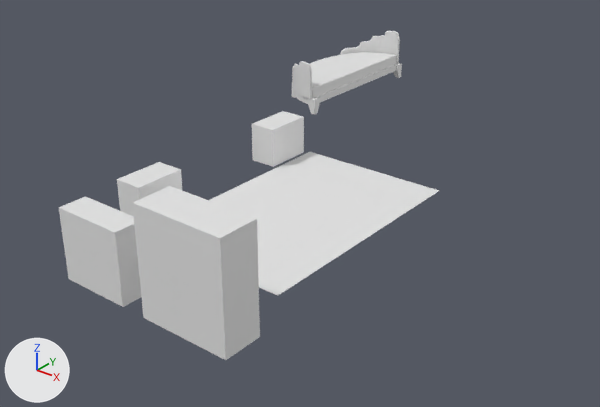
The Blender file Assets/models/floor_2/bedroom_sw/bedroom_sw_furniture.blend, before and after one commit.
Camera for both pictures: a 50 mm camera at (7.2, -8.7, 25.2) aimed at (-8.1, 10.3, 13.3). Arrows for +X, +Y and +Z are at lower left; the lights stay in place.

In view in the first picture: 'Circle', 'Plane', 'daybed', 'end_table01', 'end_table01.001', 'rug', 'wardrobe', 'wardrobe.001'.
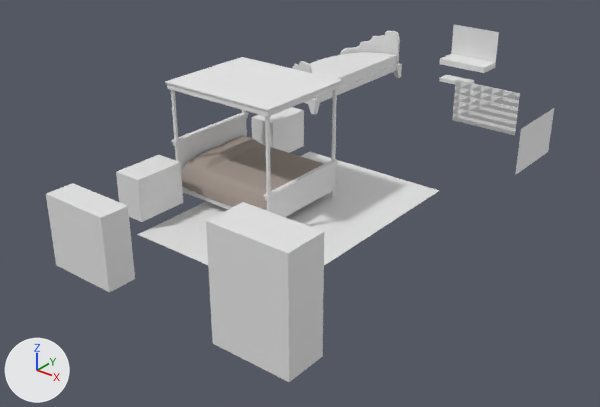
Commit message: more bedroom_sw_furniture mesh work

What differs and where, as boxes (x1, y1, x2, y2) in the pictures (600 x 407 px):
'end_table01.001', moved, rescaled (125% wider, 218% taller): before (252, 111, 304, 167); after (206, 202, 324, 382)
'wardrobe', no longer drawn: before (132, 186, 260, 360)
'wardrobe.001', moved: before (59, 196, 141, 307); after (46, 183, 135, 292)
'canopy', shown: after (165, 57, 342, 117)
'blanket', shown: after (181, 136, 324, 210)
'end_table01', moved: before (117, 162, 182, 217); after (116, 155, 183, 222)
'painting1.001', added: after (452, 80, 520, 135)
'daybed', no longer drawn: before (310, 52, 397, 98)
'footboard', shown: after (264, 160, 338, 217)
'daybed_base', now drawn: after (310, 52, 397, 87)
'headboard', shown: after (171, 112, 249, 175)
'end_table02', added: after (252, 107, 304, 153)
'Plane', moved: before (292, 31, 400, 99); after (293, 31, 400, 73)
'painting02', added: after (515, 108, 554, 175)
'mirror', added: after (451, 25, 499, 65)
'posts', shown: after (171, 90, 337, 212)
'vanity_base', added: after (439, 54, 496, 73)
'Circle', moved: before (293, 65, 396, 106); after (304, 65, 396, 106)
'base', shown: after (182, 187, 267, 210)
'stool_base', added: after (440, 75, 475, 84)
'Cube.001', moved (not visible afterwards): before (292, 86, 296, 98)

Patch to the scene script:
```diff
--- a/Assets/models/floor_2/bedroom_sw/bedroom_sw_furniture.blend.py
+++ b/Assets/models/floor_2/bedroom_sw/bedroom_sw_furniture.blend.py
@@ ob_headboard @@
 ob_headboard.scale = (1.5, 0.05, 0.45)
-ob_headboard.hide_set(True)  # its collection is switched off
@@ ob_canopy @@
 ob_canopy.scale = (1.57, 1.87, 0.1)
-ob_canopy.hide_set(True)  # its collection is switched off
@@ ob_posts @@
 _m = ob_posts.modifiers.new('Mirror', 'MIRROR')
 _m.use_axis = (True, True, False)
-ob_posts.hide_set(True)  # its collection is switched off
@@ ob_mattress @@
 _m = ob_mattress.modifiers.new('Subsurf', 'SUBSURF')
 _m.render_levels = 3
-ob_mattress.hide_set(True)  # its collection is switched off
@@ ob_footboard @@
 ob_footboard.scale = (1.5, 0.05, 0.45)
-ob_footboard.hide_set(True)  # its collection is switched off
@@ ob_base @@
 ob_base.scale = (1.5, 1.75, 0.25)
-ob_base.hide_set(True)  # its collection is switched off
@@ ob_blanket @@
 ob_blanket.scale = (2.1, 1.71, 1.65)
-ob_blanket.hide_set(True)  # its collection is switched off
@@ ob_cube_001 @@
 ob_cube_001 = bpy.data.objects.new('Cube.001', me_cube_012)
+ob_cube_001.parent = ob_daybed
+ob_cube_001.matrix_parent_inverse = Matrix(((1.0, 0.0, 0.0, 10.69), (0.0, 1.0, 0.0, -18.8), (0.0, 0.0, 1.0, -15.08), (0.0, 0.0, 0.0, 1.0)))
 ob_cube_001.location = (-13.52, 18.8, 14.4)
@@ ob_circle @@
 ob_circle = bpy.data.objects.new('Circle', me_circle)
+ob_circle.parent = ob_daybed
+ob_circle.matrix_parent_inverse = Matrix(((1.0, 0.0, 0.0, 10.69), (0.0, 1.0, 0.0, -18.8), (0.0, 0.0, 1.0, -15.08), (0.0, 0.0, 0.0, 1.0)))
 ob_circle.location = (-11.73, 18.8, 14.7)
@@ ob_daybed @@
-ob_daybed = bpy.data.objects.new('daybed', me_plane_003)
+ob_daybed = bpy.data.objects.new('daybed', None)
 ob_daybed.parent = ob_furnishings
-ob_daybed.location = (-11.8, 18.8, 15.12)
-ob_daybed.scale = (1.13, 3.02, 1.0)
+ob_daybed.location = (-10.69, 18.8, 15.08)
 _m = ob_daybed.modifiers.new('Subsurf', 'SUBSURF')
@@ ob_plane @@
 ob_plane = bpy.data.objects.new('Plane', me_plane_001)
+ob_plane.parent = ob_daybed
+ob_plane.matrix_parent_inverse = Matrix(((1.0, 0.0, 0.0, 10.69), (0.0, 1.0, 0.0, -18.8), (0.0, 0.0, 1.0, -15.08), (0.0, 0.0, 0.0, 1.0)))
 ob_plane.location = (-8.539, 18.8, 15.41)
@@ ob_wardrobe_001 @@
 ob_wardrobe_001.parent = ob_furnishings
-ob_wardrobe_001.location = (-7.837, 2.275, 15.17)
+ob_wardrobe_001.location = (-8.303, 2.275, 15.4)
 ob_wardrobe_001.scale = (1.05, 0.408, 1.02)
@@ ob_wardrobe @@
-ob_wardrobe = bpy.data.objects.new('wardrobe', me_cube_009)
+ob_wardrobe = bpy.data.objects.new('wardrobe', None)
 ob_wardrobe.parent = ob_furnishings
-ob_wardrobe.location = (-4.747, 2.45, 15.64)
-ob_wardrobe.scale = (1.33, 0.567, 1.51)
+ob_wardrobe.location = (-2.712, 2.45, 15.92)
@@ ob_end_table01_001 @@
 ob_end_table01_001 = bpy.data.objects.new('end_table01.001', me_cube_008)
-ob_end_table01_001.parent = ob_end_table
-ob_end_table01_001.location = (-9.926, 11.43, 14.19)
-ob_end_table01_001.scale = (0.46, 0.812, 0.626)
+ob_end_table01_001.parent = ob_wardrobe
+ob_end_table01_001.matrix_parent_inverse = Matrix(((1.0, 0.0, 0.0, 2.712), (0.0, 1.0, 0.0, -2.45), (0.0, 0.0, 1.0, -15.92), (0.0, 0.0, 0.0, 1.0)))
+ob_end_table01_001.location = (-2.712, 2.45, 15.92)
+ob_end_table01_001.scale = (1.09, 0.567, 1.51)
@@ ob_end_table01 @@
 ob_end_table01.parent = ob_end_table
-ob_end_table01.location = (-9.926, 5.683, 14.19)
+ob_end_table01.location = (-9.926, 5.683, 14.42)
 ob_end_table01.scale = (0.46, 0.812, 0.626)
@@ ob_end_table02 @@
+ob_end_table02 = bpy.data.objects.new('end_table02', me_cube_008)
+ob_end_table02.parent = ob_end_table
+ob_end_table02.location = (-9.926, 11.43, 14.42)
+ob_end_table02.scale = (0.46, 0.812, 0.626)
@@ ob_vanity_base @@
+ob_vanity_base = bpy.data.objects.new('vanity_base', me_cube_007.copy())  # the mesh of ob_end_table01
+ob_vanity_base.parent = ob_vanity
+ob_vanity_base.location = (-8.484, 21.95, 15.3)
+ob_vanity_base.scale = (1.03, 0.491, 0.116)
@@ ob_vanity @@
+ob_vanity = bpy.data.objects.new('vanity', None)
+ob_vanity.parent = ob_furnishings
+ob_vanity.location = (-8.484, 21.95, 15.3)
@@ ob_stool_base @@
+ob_stool_base = bpy.data.objects.new('stool_base', me_cube_007.copy())  # the mesh of ob_end_table01
+ob_stool_base.parent = ob_vanity
+ob_stool_base.location = (-8.484, 21.17, 14.73)
+ob_stool_base.scale = (0.649, 0.283, 0.075)
@@ ob_mirror @@
+ob_mirror = bpy.data.objects.new('mirror', me_plane.copy())  # the mesh of ob_rug
+ob_mirror.parent = ob_vanity
+ob_mirror.location = (-8.484, 22.44, 15.93)
+ob_mirror.rotation_euler = (1.571, 0.0, 0.0)  # degrees (90, 0, 0)
+ob_mirror.scale = (1.04, 0.743, 1.0)
@@ ob_painting02 @@
+ob_painting02 = bpy.data.objects.new('painting02', me_plane.copy())  # the mesh of ob_rug
+ob_painting02.parent = ob_furnishings
+ob_painting02.location = (-1.528, 12.95, 16.33)
+ob_painting02.rotation_euler = (1.571, 0.0, -1.571)  # degrees (90, 0, -90)
+ob_painting02.scale = (1.12, 0.695, 1.0)
@@ ob_painting1_001 @@
+ob_painting1_001 = bpy.data.objects.new('painting1.001', me_plane.copy())  # the mesh of ob_rug
+ob_painting1_001.parent = ob_furnishings_001
+ob_painting1_001.location = (-4.023, 14.68, 16.33)
+ob_painting1_001.rotation_euler = (1.571, 0.0, 0.0)  # degrees (90, 0, 0)
+ob_painting1_001.scale = (1.12, 0.695, 1.0)
@@ ob_furnishings_001 @@
+ob_furnishings_001 = bpy.data.objects.new('_furnishings.001', None)
+ob_furnishings_001.location = (0.0, 0.0, 0.0)
```
